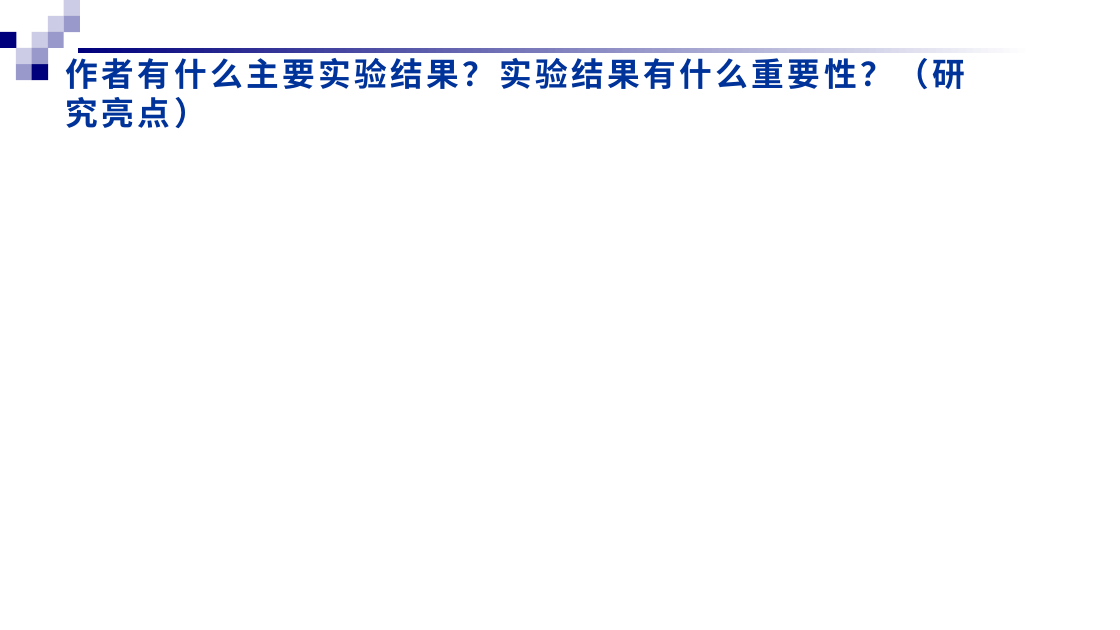
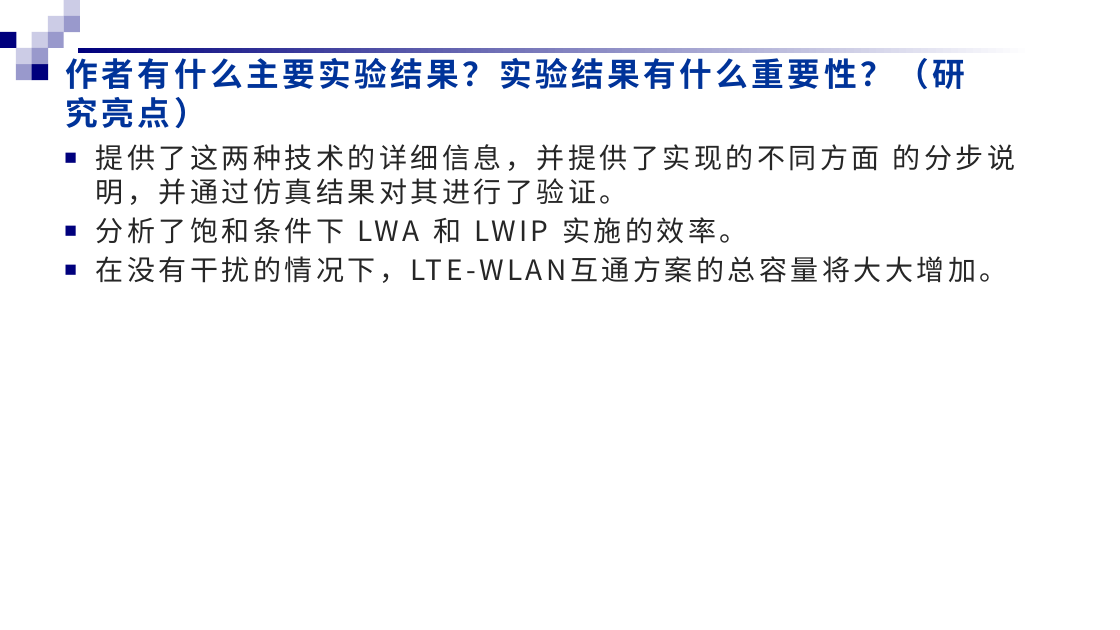
Before and after one commit to KongoHuster/Translation_of_paper, a slide deck: slide 7 of 论文报告模板.pptx (slide 8 before the commit). Drawn at 1120x630 pixels with LibreOffice and Linux fonts; fonts in the diff are those of the drawing; background and template pictures are left out. Boxes give left, top, right and bottom in pixels: in the first picture for what was removed or moved away, otherwise in the second. Text is boxed around its words. In the diff, an @@ line names an element or a change of style, - is before the commit and + after.

```diff
--- a/论文报告模板.pptx
+++ b/论文报告模板.pptx
@@ text added at (x1=96, y1=144, x2=1015, y2=283), 24 pt, text #262626 @@
+■ 提供了这两种技术的详细信息，并提供了实现的不同方面 的分步说明，并通过仿真结果对其进行了验证。
+■ 分析了饱和条件下 LWA 和 LWIP 实施的效率。
+■ 在没有干扰的情况下，LTE-WLAN互通方案的总容量将大大增加。
```
Also in this commit, not shown: 3 other slides changed, 1 slide removed, 1 other file.
